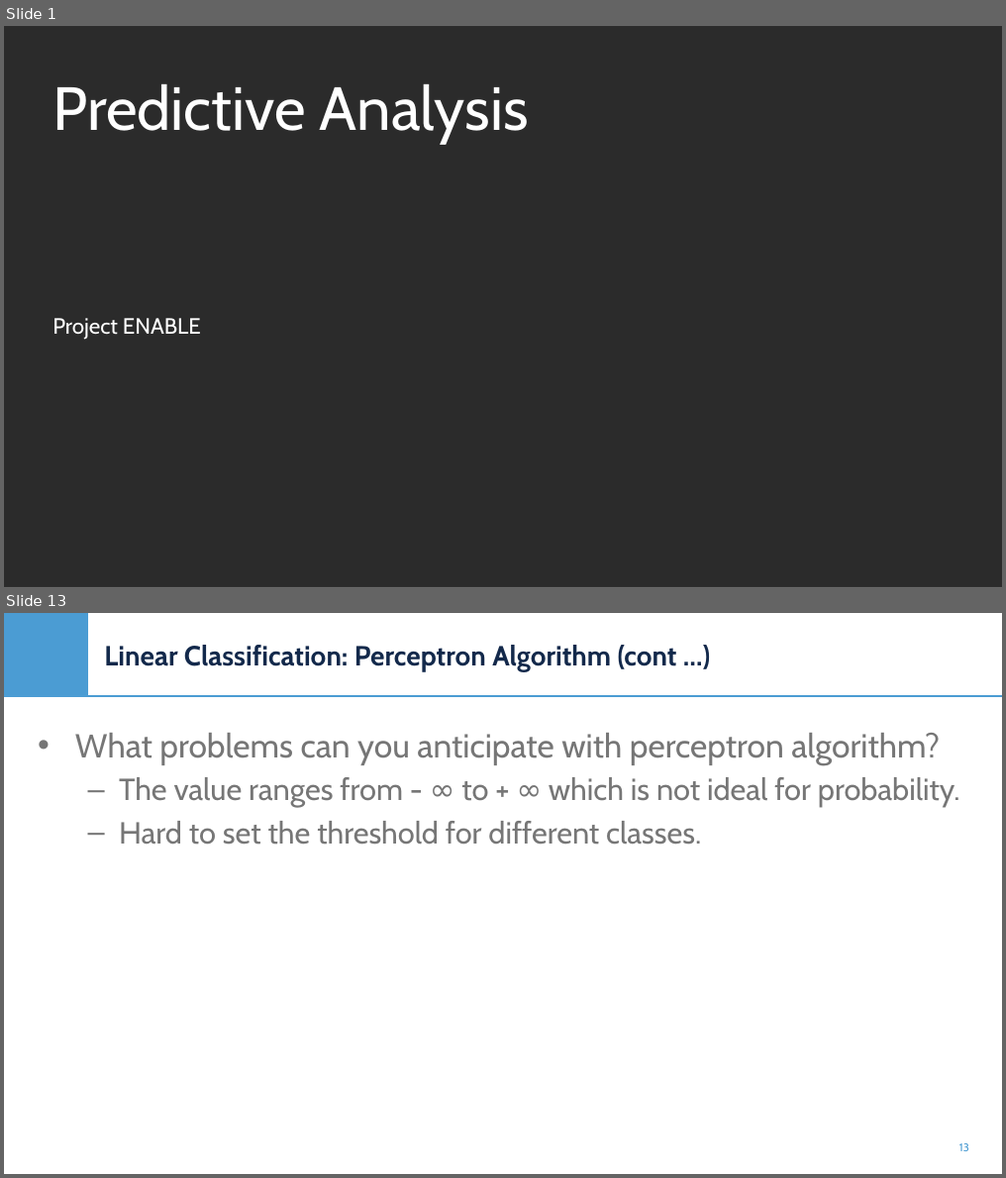
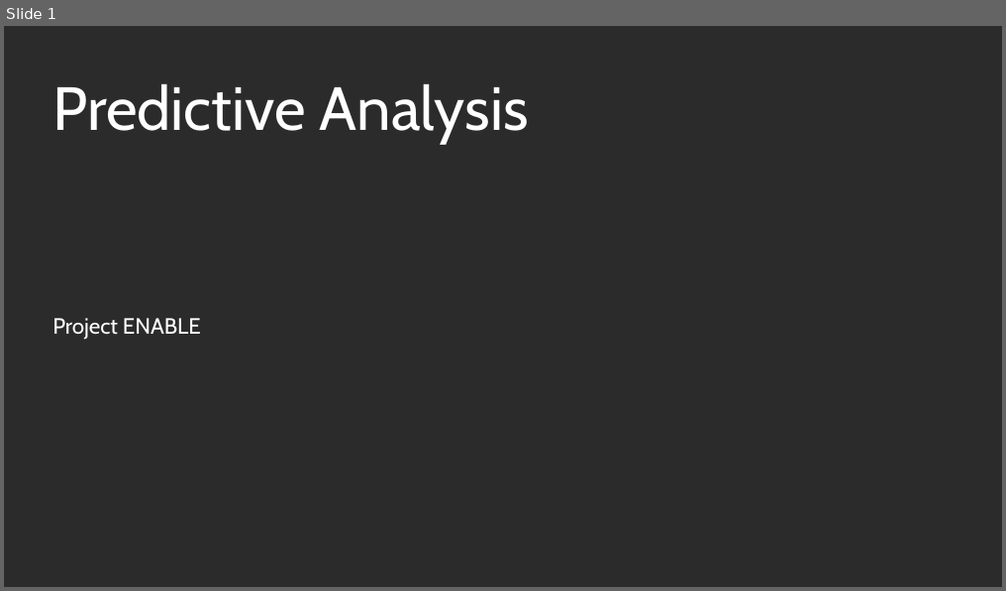
Before and after one commit to e-cui/ENABLE-HiDAV-Online-Modules, a slide deck: Data Mining Modules/Presentations/Predictive Analysis.pptx. Shown one above the other, each under a label of ours: slides 1 and 13 before the commit, slide 1 after it; the slides between them are not shown. The pictures are 1006x1178 and 1006x591 pixels, drawn with LibreOffice and Linux fonts; fonts in the diff are those of the drawing; background and template pictures are left out; a plain dark background stands for a picture behind light text. Boxes give left, top, right and bottom in pixels: in the first picture for what was removed or moved away, otherwise in the second. Text is boxed around its words. In the diff, an @@ line names an element or a change of style, - is before the commit and + after.

```diff
--- a/Data Mining Modules/Presentations/Predictive Analysis.pptx
+++ b/Data Mining Modules/Presentations/Predictive Analysis.pptx
@@ slide 13 removed at (x1=4, y1=613, x2=1002, y2=1174), background picture (left out) @@
@@ rectangle removed at (x1=4, y1=613, x2=88, y2=696) @@
@@ title removed at (x1=104, y1=645, x2=677, y2=671) @@
-Linear Classification: Perceptron Algorithm (cont …)
@@ line removed from (4, 696) to (1002, 696) @@
@@ text removed at (x1=75, y1=733, x2=960, y2=845) @@
-• What problems can you anticipate with perceptron algorithm?
-  – The value ranges from - ∞ to + ∞ which is not ideal for probability.
-  – Hard to set the threshold for different classes.
@@ page number removed at (x1=959, y1=1144, x2=969, y2=1152) @@
-13
```
Also in this commit, not shown: 3 slides changed, 30 slides added, 13 other slides removed.
